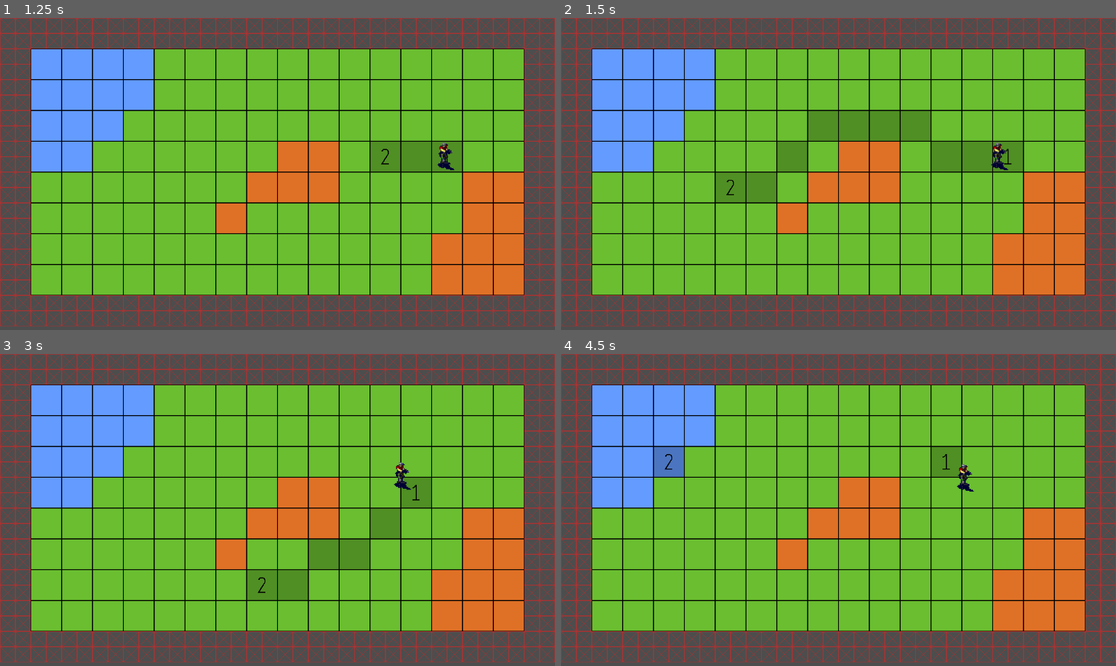
Above: before the commit, frames 1-4 (two rows, left to right).
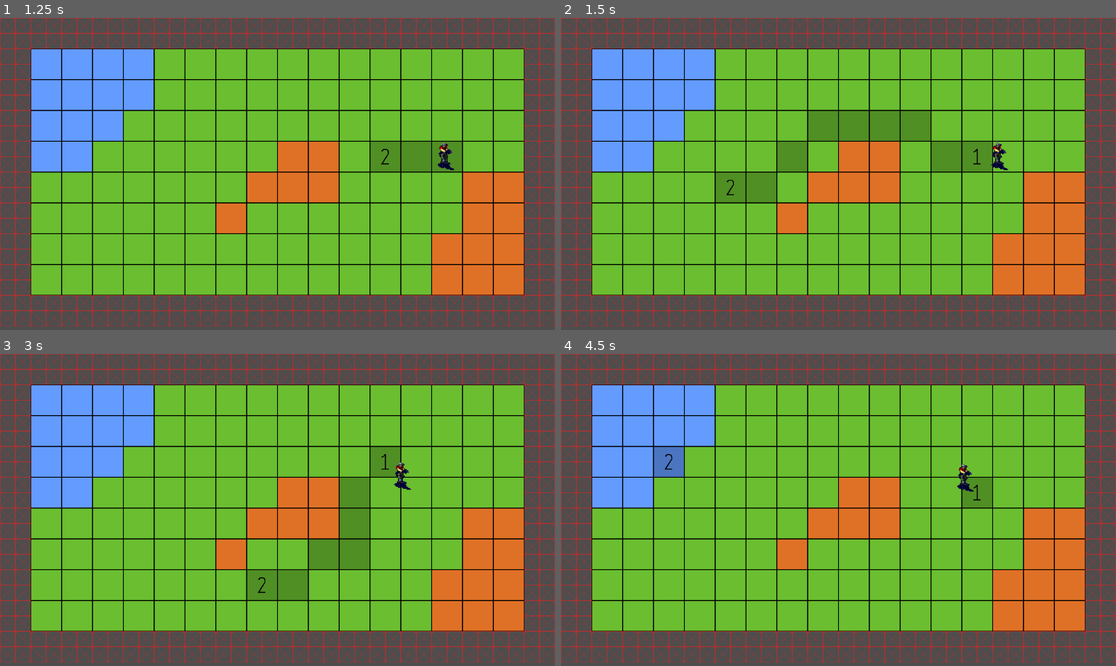
Above: after the commit, the same moments.

Repository: minkezhang/godot-experiments
Game: Godot game, scene res://scenes/world/world.tscn
Two runs of this game, one before a commit and one after it. Both use one fixed random seed, a clock stepped at 60 frames per second and the inputs below.
Inputs (mouse positions are in pixels of both pictures, inside the frame that each line leads up to):
- Up to frame 1 (1.25 s): tap Enter (ui_accept) at 0.5, 0.6, 0.77, 1.07 s; move the mouse to (399, 158) at 0.52 s
- Up to frame 2 (1.5 s): move the mouse to (727, 189) at 1.27 s; tap Enter (ui_accept) at 1.35 s
- Up to frame 3 (3 s): tap Enter (ui_accept) at 1.52, 1.82, 2.1, 2.85 s; move the mouse to (333, 441) at 2.02 s; move the mouse to (249, 572) at 2.77 s
- Up to frame 4 (4.5 s): tap Enter (ui_accept) at 3.02, 3.32, 3.6, 3.77, 4.07, 4.35 s; move the mouse to (1005, 556) at 3.52 s; move the mouse to (672, 463) at 4.27 s

Frame 1 is identical in both runs. In frame 2, 0.4% of the frame differs, in the area x 74-84%, y 39-50%; in frame 3, 2.5%, in the area x 61-78%, y 29-60%; in frame 4, 1.0%.

Commit message:
Ensure pathing always originates from the next agent tile

Diff:
--- a/godot-pathfinding/scenes/gi/gi.gd
+++ b/godot-pathfinding/scenes/gi/gi.gd
@@ -18,9 +18,19 @@
 	_p.reverse()  # Current position is last in the stack.
 	_p.pop_back() # Get next cell destination.
 	if not _path.is_empty():
+		print("DEBUG(gi): path not empty, adding %s to head" % [_path[-1]])
 		_p.append_array([_path[-1]]) # Ensure agent is in the correct cell position.
 	_path = _p
-	print("_path: ", _path)
+	print("DEBUG(gi): _path = ", _path)
+
+func get_source() -> Vector2:
+	if _path.is_empty():
+		return position
+	else:
+		return Vector2(
+			_path[-1].x,
+			_path[-1].y,
+		)
 
 func _physics_process(delta):
 	var valid = false
@@ -45,7 +55,6 @@
 			valid = true
 			break
 
-	print("DEBUG: valid = %s, v = %s, p = %s" % [valid, v, position])
 	if valid:
 		z_index = z
 		set_velocity(v)
--- a/godot-pathfinding/scenes/gi/gi.tscn
+++ b/godot-pathfinding/scenes/gi/gi.tscn
@@ -7,7 +7,6 @@
 size = Vector2(32, 32)
 
 [node name="GI" type="CharacterBody2D"]
-motion_mode = 1
 script = ExtResource("1_q8644")
 
 [node name="CollisionShape2D" type="CollisionShape2D" parent="."]
--- a/godot-pathfinding/scenes/world/world.gd
+++ b/godot-pathfinding/scenes/world/world.gd
@@ -8,7 +8,7 @@
 
 	if Input.is_action_just_pressed("ui_accept"):
 		var mpos = get_global_mouse_position()
-		var source = $Map/Base.local_to_map($Map/Base.to_local($GI.position))
+		var source = $Map/Base.local_to_map($Map/Base.to_local($GI.get_source()))
 		var target = $Map/Base.local_to_map($Map/Base.to_local(mpos))
 		$Map/Highlight.set_cell(0, target, 0, Vector2i(2, 0))
 
